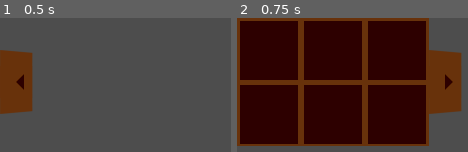
Above: before the commit, frames 1-2 (left to right).
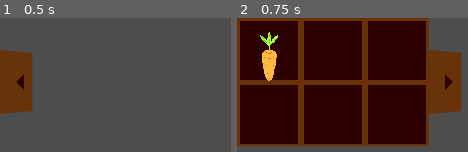
Above: after the commit, the same moments.

Repository: JustAlternate/Regenerative_Game_Jam
Game: Godot game, scene res://Scenes/seed_drawer.tscn
Same seed, same stepped clock (60 frames per second), same inputs: the game is played once before the commit and once after it. This scene is started directly instead of the project's main scene.
Inputs (mouse positions are in pixels of both pictures, inside the frame that each line leads up to):
- Up to frame 1 (0.5 s): no input
- Up to frame 2 (0.75 s): click (269, 82) at 0.5 s

Frame 1 is identical in both runs. In frame 2, 1.4% of the frame differs, in the area x 9-18%, y 10-48%.

Commit message:
Nouvelle scène pour les cases du tiroir à graines

Diff:
--- /dev/null
+++ b/Scenes/seed_container.tscn
@@ -0,0 +1,19 @@
+[gd_scene load_steps=4 format=3 uid="uid://y7p56ox4gd3m"]
+
+[ext_resource type="Texture2D" uid="uid://cmct35b1gr5q6" path="res://Assets/sprites/seed_drawer/container_background.png" id="1_qdf2a"]
+[ext_resource type="Texture2D" uid="uid://c1q5rtqnu0ewb" path="res://Assets/sprites/plant/carrot_1.png" id="2_1kcd3"]
+[ext_resource type="Script" path="res://Scripts/seed_container.gd" id="2_kilvm"]
+
+[node name="ContainerCarrot" type="TextureButton"]
+texture_filter = 1
+texture_normal = ExtResource("1_qdf2a")
+script = ExtResource("2_kilvm")
+Seed_Texture = ExtResource("2_1kcd3")
+seed_name = "carrot"
+
+[node name="Sprite2D" type="Sprite2D" parent="."]
+scale = Vector2(0.5, 0.5)
+centered = false
+offset = Vector2(32, 0)
+
+[connection signal="pressed" from="." to="." method="_on_pressed"]
--- a/Scenes/seed_drawer.tscn
+++ b/Scenes/seed_drawer.tscn
@@ -1,28 +1,30 @@
-[gd_scene load_steps=5 format=3 uid="uid://cpc1baduxkefv"]
+[gd_scene load_steps=6 format=3 uid="uid://cpc1baduxkefv"]
 
 [ext_resource type="Texture2D" uid="uid://b45mig8wgxsd3" path="res://Assets/sprites/seed_drawer/button_closed.png" id="1_fiswa"]
 [ext_resource type="Script" path="res://Scripts/seed_drawer.gd" id="1_g10ax"]
 [ext_resource type="Texture2D" uid="uid://cmct35b1gr5q6" path="res://Assets/sprites/seed_drawer/container_background.png" id="1_ue06r"]
+[ext_resource type="PackedScene" uid="uid://y7p56ox4gd3m" path="res://Scenes/seed_container.tscn" id="2_ck28v"]
 [ext_resource type="Texture2D" uid="uid://oc0604lpkwhp" path="res://Assets/sprites/seed_drawer/button_opened.png" id="2_r2j8y"]
 
 [node name="seed_drawer" type="Node2D"]
 script = ExtResource("1_g10ax")
 
 [node name="HBoxContainer" type="HBoxContainer" parent="."]
+texture_filter = 1
 custom_minimum_size = Vector2(0, 128)
 offset_right = 246.0
 offset_bottom = 83.0
 theme_override_constants/separation = 0
 
 [node name="GridContainer" type="GridContainer" parent="HBoxContainer"]
+texture_filter = 1
 layout_mode = 2
 theme_override_constants/h_separation = 0
 theme_override_constants/v_separation = 0
 columns = 3
 
-[node name="ContainerCarrot" type="TextureButton" parent="HBoxContainer/GridContainer"]
+[node name="ContainerCarrot" parent="HBoxContainer/GridContainer" instance=ExtResource("2_ck28v")]
 layout_mode = 2
-texture_normal = ExtResource("1_ue06r")
 
 [node name="Container2" type="TextureButton" parent="HBoxContainer/GridContainer"]
 layout_mode = 2
--- /dev/null
+++ b/Scripts/seed_container.gd
@@ -0,0 +1,21 @@
+extends TextureButton
+
+@export var Seed_Texture: Texture2D
+@export var seed_name: String
+
+# Called when the node enters the scene tree for the first time.
+func _ready():
+	$Sprite2D.set_texture(Seed_Texture)
+
+
+# Called every frame. 'delta' is the elapsed time since the previous frame.
+func _process(delta):
+	pass
+
+
+func _on_pressed():
+	if (GlobalVariables.action_picked == "seed" and GlobalVariables.seed_picked == seed_name):
+		GlobalVariables.action_picked = "none"
+	else:
+		GlobalVariables.action_picked = "seed"
+		GlobalVariables.seed_picked = seed_name
